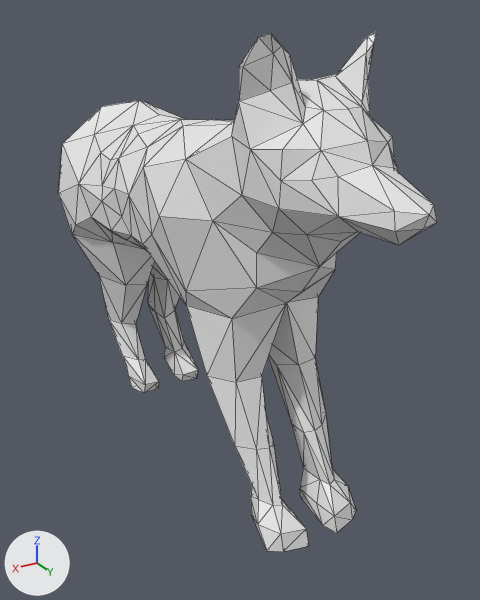
Before and after pictures for a commit that changed the FBX model FYPEcoVr/Assets/Models/Wolf.fbx.
Both versions are drawn from a 50 mm lens placed at (1.29, 2.41, 0.83), pointed at (-0.12, 0.07, -0.34). Lighting does not change. The marker at lower left points along +X, +Y and +Z. Mesh edges are drawn as thin lines. Vertices at the same position are counted once.
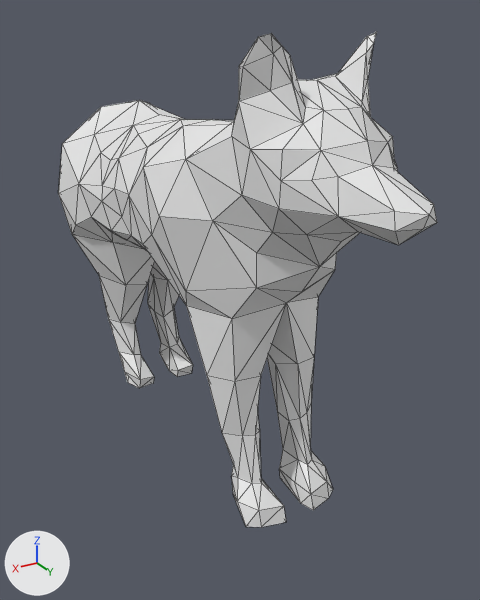
What differs and where, as boxes (x1, y1, x2, y2) in the pictures (480 x 600 px; the box of a moved part takes in the faces that stretch with it):
'Icosphere.007', reshaped
    before: (58, 32, 437, 552)
    after: (58, 32, 437, 527)
part 1 of me_icosphere_009, moved or reshaped
    before: (251, 468, 356, 552)
    after: (231, 450, 333, 527)
part 2 of me_icosphere_009, moved or reshaped
    before: (235, 413, 334, 505)
    after: (222, 405, 312, 483)
part 3 of me_icosphere_009, moved or reshaped
    before: (109, 304, 198, 393)
    after: (108, 304, 193, 388)

Diff of the bpy script that builds the scene:
```diff
--- a/FYPEcoVr/Assets/Models/Wolf.fbx.py
+++ b/FYPEcoVr/Assets/Models/Wolf.fbx.py
@@ me_icosphere_009 @@
 me_icosphere_009.from_pydata(...)  # 389 vertices, 768 faces; spans x -0.39..0.39, y -1.44..1.22, z -1.02..0.78
 # used by ob_icosphere_007; location = (0.0, 0.0, 0.0)
+# me_icosphere_009 part 1: all 40 vertices in x -0.22..0.22, y 0.6..0.88, z -1.02..-0.88 are moved by (0.0, -0.15, 0.0)
+# me_icosphere_009 part 2: all 10 vertices in x -0.22..0.22, y 0.55..0.66, z -0.7..-0.69 are moved by (0.0, -0.1, 0.0)
+# me_icosphere_009 part 3: all 34 vertices in x -0.19..0.19, y -0.72..-0.44, z -1.02..-0.88 are moved by (0.0, -0.06, 0.0)
```
